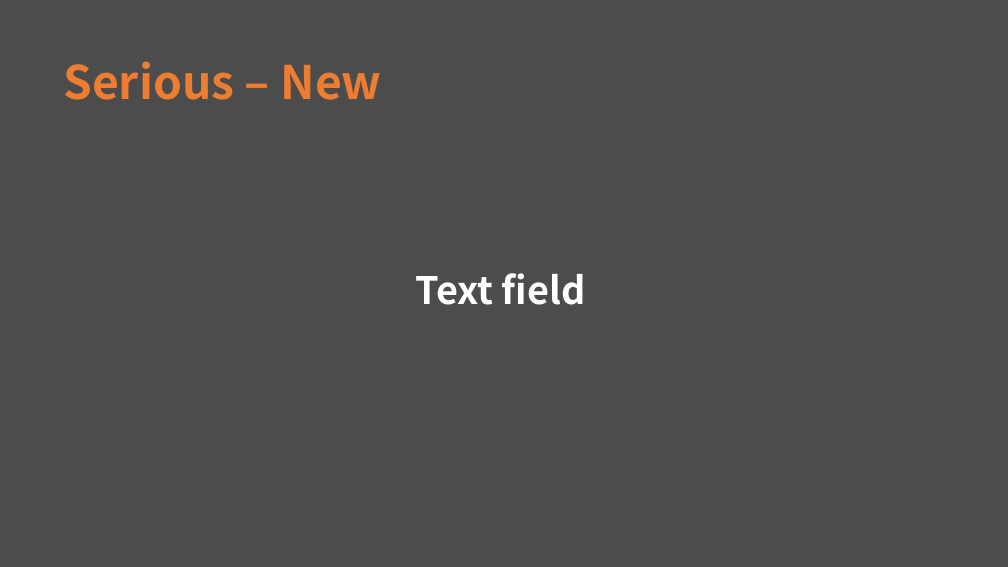
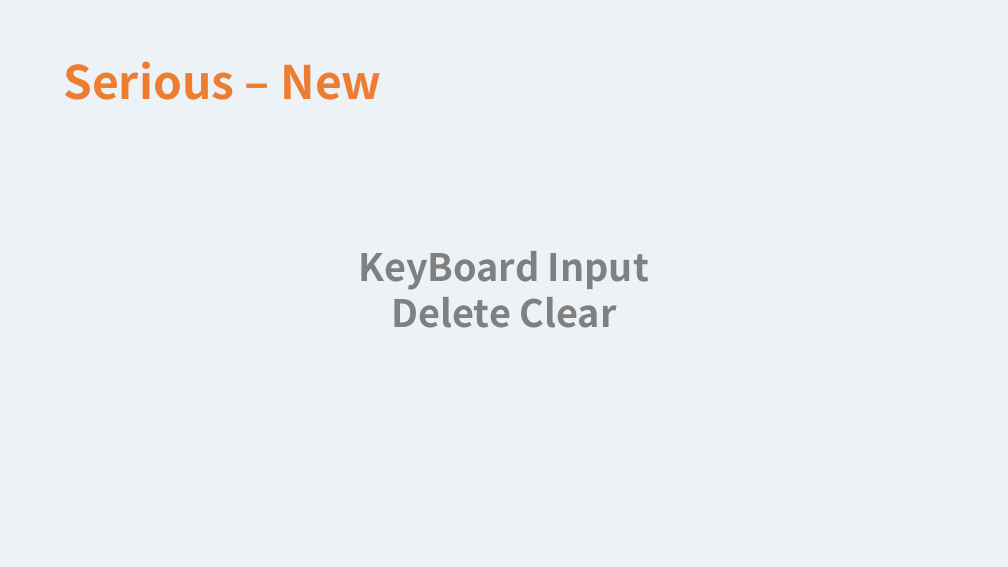
Before and after one commit to hbseo/desktop_calculator, a slide deck: slide 6 of The Others/Final.pptx (slide 5 before the commit). Drawn at 1008x567 pixels with LibreOffice and Linux fonts; fonts in the diff are those of the drawing. Boxes give left, top, right and bottom in pixels: in the first picture for what was removed or moved away, otherwise in the second. Text is boxed around its words. In the diff, an @@ line names an element or a change of style, - is before the commit and + after.

```diff
--- a/The Others/Final.pptx
+++ b/The Others/Final.pptx
@@ background #4C4C4C to #EDF2F7 @@
@@ text at (359, 251, 649, 328): text changed; text colour #FFFFFF to #808080 @@
-Text field
+KeyBoard Input
+Delete Clear
```
Also in this commit, not shown: 8 other slides changed, 10 slides added, 3 slides removed.
